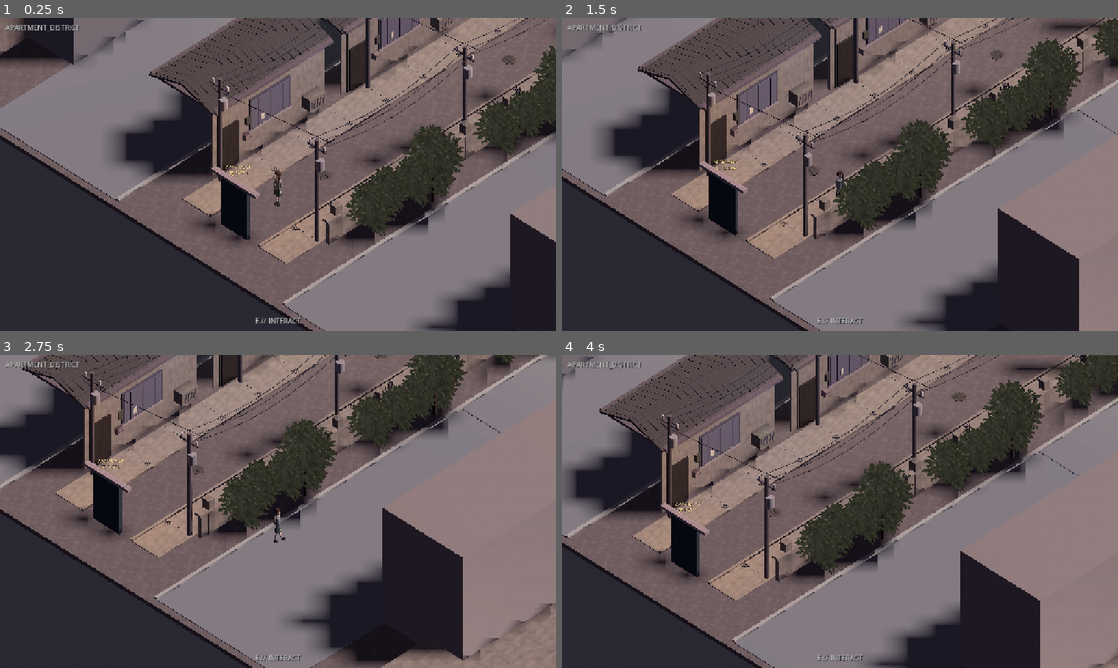
Above: before the commit, frames 1-4 (two rows, left to right).
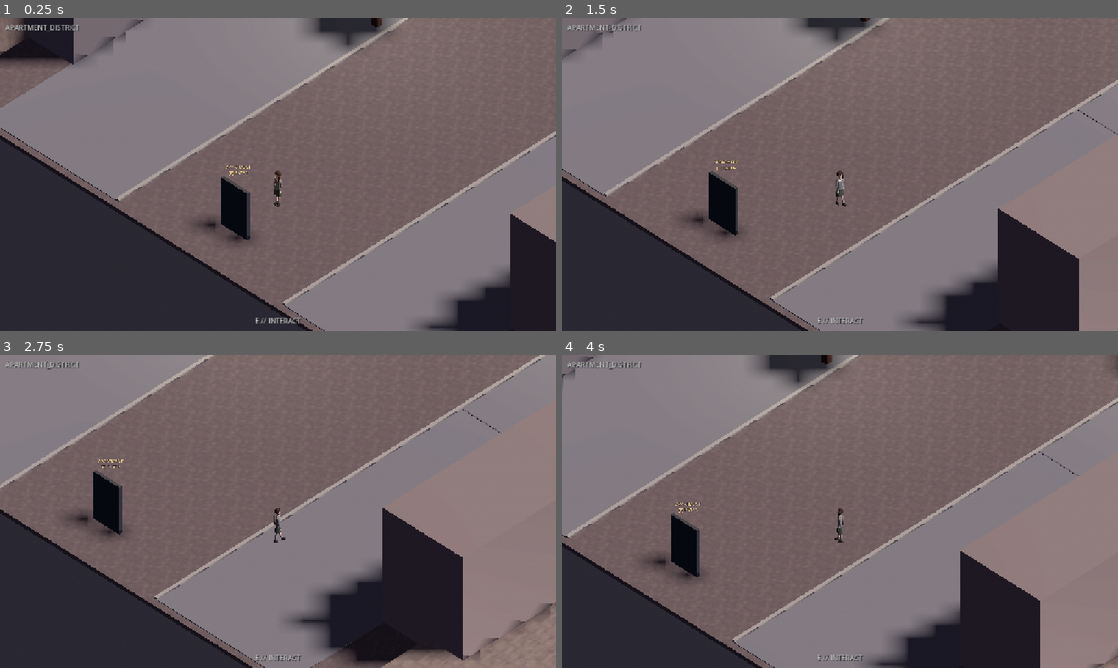
Above: after the commit, the same moments.

Repository: webtilians/lain
Game: Godot game, scene res://scenes/apartment_district/ApartmentDistrict.tscn
Same seed, same stepped clock (60 frames per second), same inputs: the game is played once before the commit and once after it. This scene is started directly instead of the project's main scene.
Inputs (mouse positions are in pixels of both pictures, inside the frame that each line leads up to):
- Up to frame 1 (0.25 s): no input
- Up to frame 2 (1.5 s): tap Enter at 0.5 s; move the mouse to (962, 158) at 0.52 s; hold D (move_right) 0.53-1.28 s; hold E (interact) 0.53-1.28 s; move the mouse to (728, 190) at 1.27 s; hold S (move_backward) from 1.28 s (still down); tap J at 1.35 s
- Up to frame 3 (2.75 s): move the mouse to (333, 442) at 2.02 s; release S (move_backward) at 2.03 s; hold D (move_right) from 2.03 s (still down); hold E (interact) from 2.03 s (still down)
- Up to frame 4 (4 s): move the mouse to (812, 574) at 2.77 s; release D (move_right) at 2.78 s; release E (interact) at 2.78 s; hold W (move_forward) 2.78-3.53 s; tap J at 2.85 s; move the mouse to (1006, 558) at 3.52 s; hold A (move_left) from 3.53 s (still down); hold E (interact) from 3.53 s (still down)

The runs differ from the first frame. In frame 1, 29% of the frame differs, in the area x 20-100%, y 0-79%; in frame 2, 31%; in frame 3, 25%; in frame 4, 33%, in the area x 0-100%, y 0-79%.

Commit message:
fix(visual07): remove two legacy 36m street instances overlaid on new 78m layout causing trees and facades to intersect

Diff:
--- a/client/scenes/apartment_district/ApartmentDistrict.tscn
+++ b/client/scenes/apartment_district/ApartmentDistrict.tscn
@@ -8,7 +8,6 @@
 [ext_resource type="Script" path="res://scripts/world/NeighborhoodEntry.gd" id="neighborhood_entry"]
 
 [ext_resource type="PackedScene" path="res://art/characters/LainSlender.tscn" id="visual_avatar"]
-[ext_resource type="PackedScene" path="res://art/visual05/models/ResidentialStreet.tscn" id="visual_decor"]
 [ext_resource type="Script" path="res://scripts/art/ExteriorPresentation.gd" id="visual_hud"]
 
 [ext_resource type="Material" path="res://art/visual05/wall.tres" id="v05_wall"]
@@ -215,11 +214,6 @@
 
 [node name="Silhouette" parent="Player" instance=ExtResource("visual_avatar")]
 
-[node name="Dressing" parent="." instance=ExtResource("visual_decor")]
-
-[node name="DressingContinuation" parent="." instance=ExtResource("visual_decor")]
-position = Vector3(0, 0, -36.5)
-
 [node name="Presentation" type="Node3D" parent="."]
 script = ExtResource("visual_hud")
 
Not shown: 1 places in client/scenes/apartment_district/ApartmentDistrict.tscn that only renumber resources
